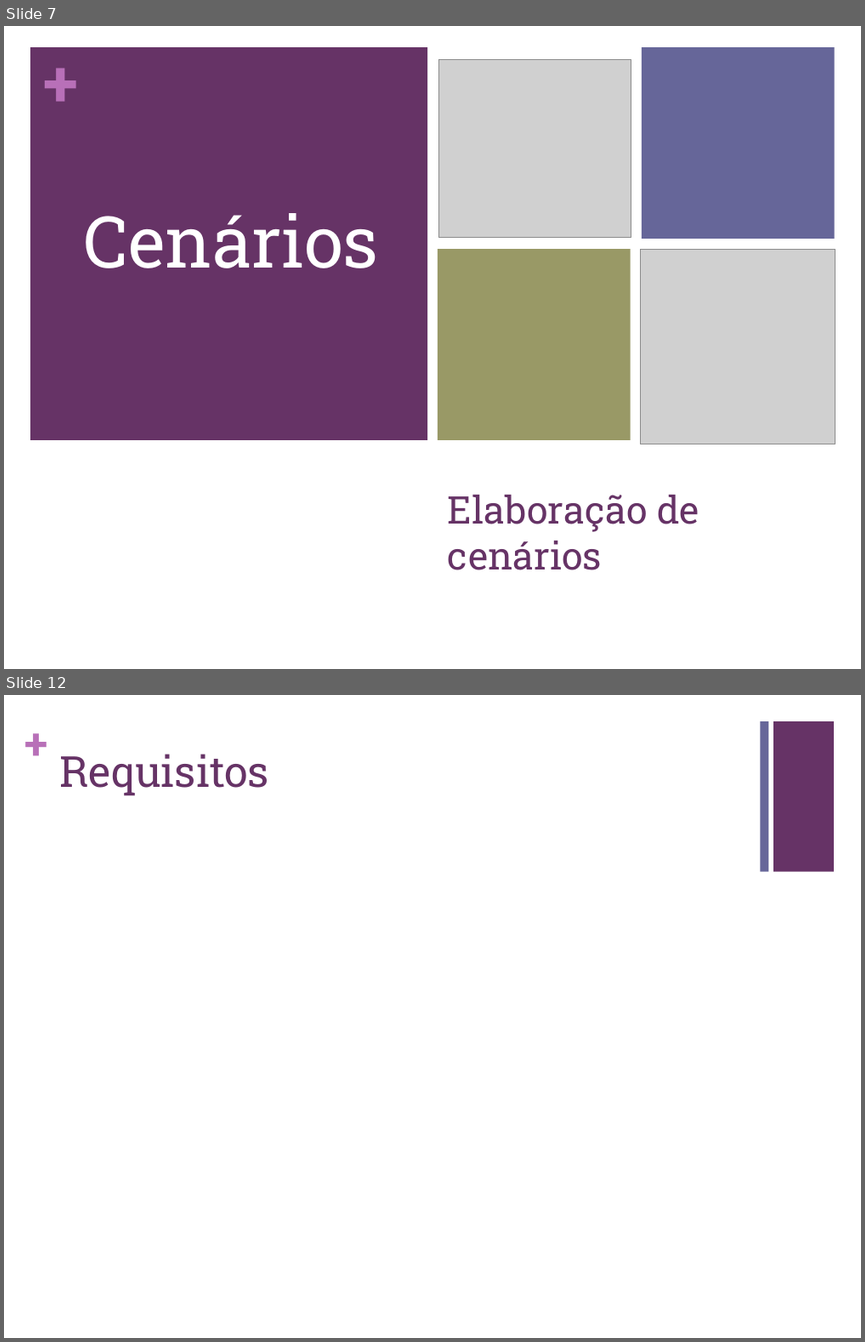
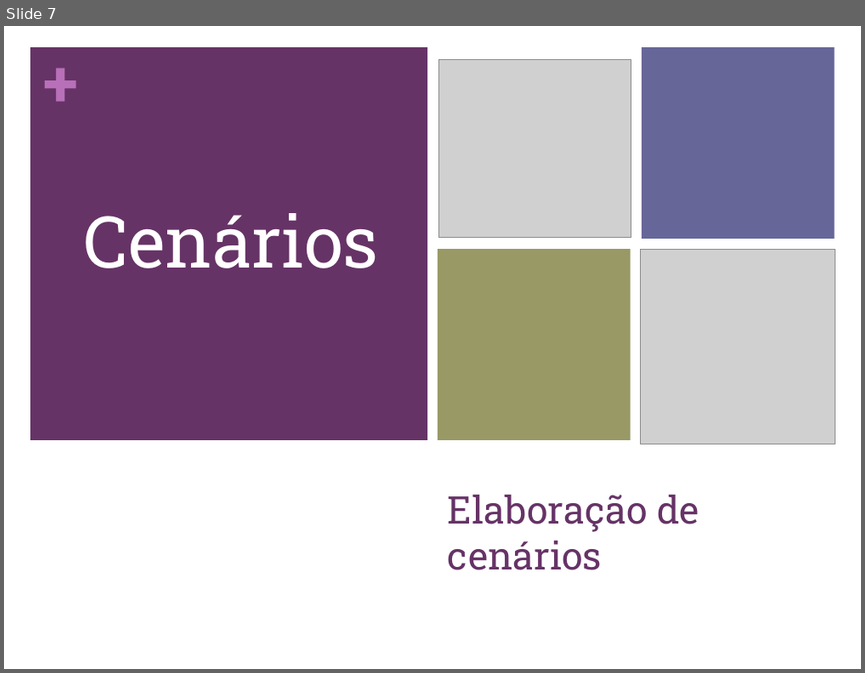
Before and after one commit to carboned4/C_C_U-2015-10, a slide deck: Aula 05/G10 - Apresentacao - Lab05.pptx. Shown one above the other, each under a label of ours: slides 7 and 12 before the commit, slide 7 after it; the slides between them are not shown. The pictures are 865x1342 and 865x673 pixels, drawn with LibreOffice and Linux fonts; fonts in the diff are those of the drawing; grey boxes stand for pictures. Boxes give left, top, right and bottom in pixels: in the first picture for what was removed or moved away, otherwise in the second. Text is boxed around its words. In the diff, an @@ line names an element or a change of style, - is before the commit and + after.

Commit message:
já só falta por os requisitos

```diff
--- a/Aula 05/G10 - Apresentacao - Lab05.pptx
+++ b/Aula 05/G10 - Apresentacao - Lab05.pptx
@@ slide 12 removed at [4,695,861,1338], background #FFFFFF @@
@@ text removed at [24,716,49,769] @@
-+
@@ rectangle removed at [760,721,768,872] @@
@@ rectangle removed at [773,721,834,872] @@
@@ title removed at [59,754,269,796] @@
-Requisitos
```
Also in this commit, not shown: 4 slides changed, 2 slides added, 1 other file.
